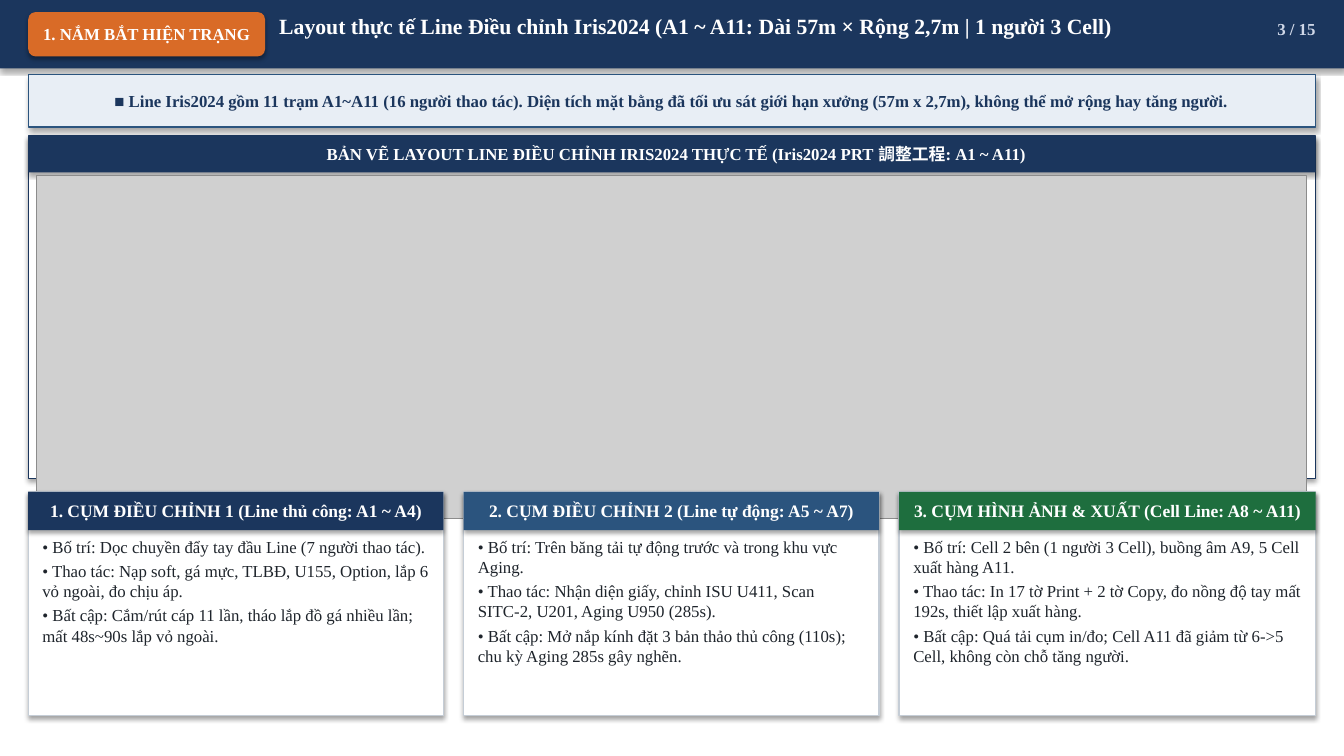
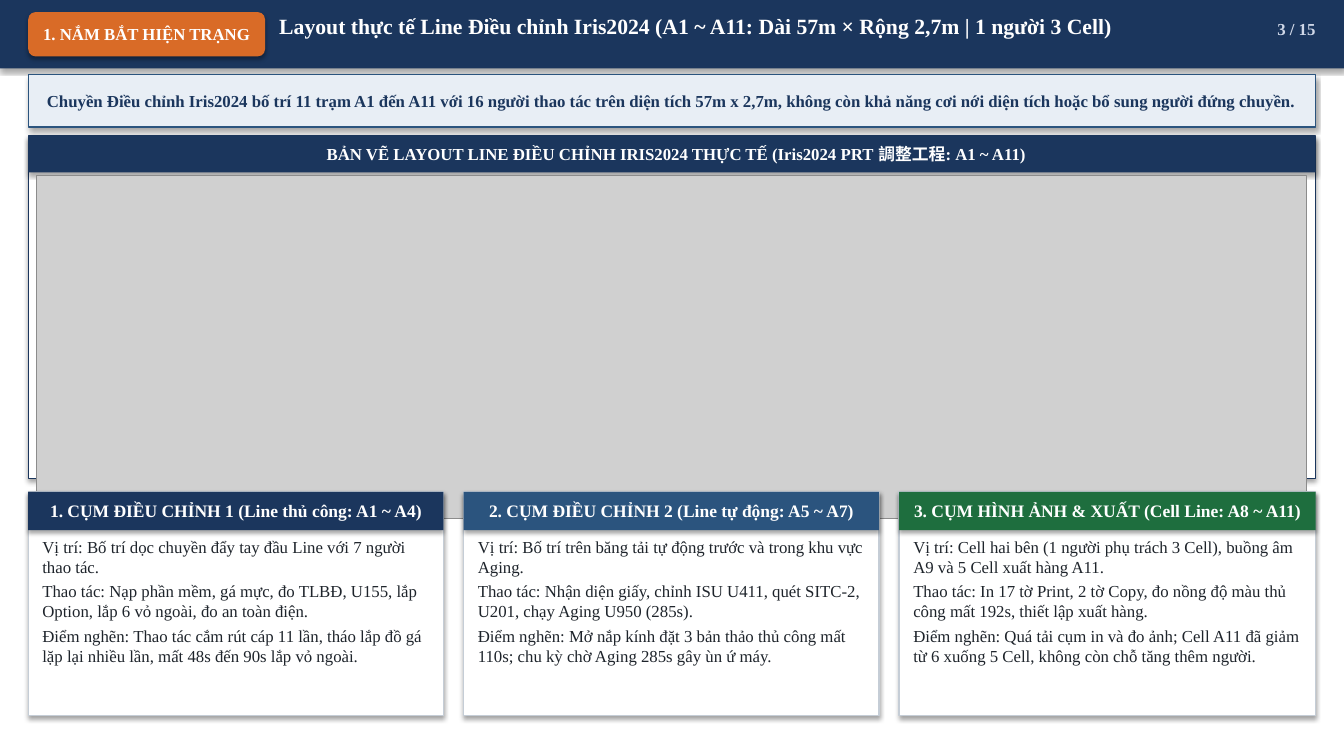
Before and after one commit to Nakazasen/bao_cao_dc_EXPIris, a slide deck: slide 3 of Bao_Cao_Dieu_Chinh_IrisEXP_VN.pptx. Drawn at 1344x756 pixels with LibreOffice and Linux fonts; fonts in the diff are those of the drawing; grey boxes stand for pictures. Boxes give left, top, right and bottom in pixels: in the first picture for what was removed or moved away, otherwise in the second. Text is boxed around its words. In the diff, an @@ line names an element or a change of style, - is before the commit and + after.

```diff
--- a/Bao_Cao_Dieu_Chinh_IrisEXP_VN.pptx
+++ b/Bao_Cao_Dieu_Chinh_IrisEXP_VN.pptx
@@ text in rectangle at [47, 94, 1294, 111]: text changed @@
-■ Line Iris2024 gồm 11 trạm A1~A11 (16 người thao tác). Diện tích mặt bằng đã tối ưu sát giới hạn xưởng (57m x 2,7m), không thể mở rộng hay tăng người.
+Chuyền Điều chỉnh Iris2024 bố trí 11 trạm A1 đến A11 với 16 người thao tác trên diện tích 57m x 2,7m, không còn khả năng cơi nới diện tích hoặc bổ sung người đứng chuyền.
@@ text at [42, 541, 422, 666]: text changed @@
-• Bố trí: Dọc chuyền đẩy tay đầu Line (7 người thao tác).
-• Thao tác: Nạp soft, gá mực, TLBĐ, U155, Option, lắp 6 vỏ ngoài, đo chịu áp.
-• Bất cập: Cắm/rút cáp 11 lần, tháo lắp đồ gá nhiều lần; mất 48s~90s lắp vỏ ngoài.
+Vị trí: Bố trí dọc chuyền đẩy tay đầu Line với 7 người thao tác.
+Thao tác: Nạp phần mềm, gá mực, đo TLBĐ, U155, lắp Option, lắp 6 vỏ ngoài, đo an toàn điện.
+Điểm nghẽn: Thao tác cắm rút cáp 11 lần, tháo lắp đồ gá lặp lại nhiều lần, mất 48s đến 90s lắp vỏ ngoài.
@@ text at [478, 541, 863, 666]: text changed @@
-• Bố trí: Trên băng tải tự động trước và trong khu vực Aging.
-• Thao tác: Nhận diện giấy, chỉnh ISU U411, Scan SITC-2, U201, Aging U950 (285s).
-• Bất cập: Mở nắp kính đặt 3 bản thảo thủ công (110s); chu kỳ Aging 285s gây nghẽn.
+Vị trí: Bố trí trên băng tải tự động trước và trong khu vực Aging.
+Thao tác: Nhận diện giấy, chỉnh ISU U411, quét SITC-2, U201, chạy Aging U950 (285s).
+Điểm nghẽn: Mở nắp kính đặt 3 bản thảo thủ công mất 110s; chu kỳ chờ Aging 285s gây ùn ứ máy.
@@ text at [913, 541, 1300, 666]: text changed @@
-• Bố trí: Cell 2 bên (1 người 3 Cell), buồng âm A9, 5 Cell xuất hàng A11.
-• Thao tác: In 17 tờ Print + 2 tờ Copy, đo nồng độ tay mất 192s, thiết lập xuất hàng.
-• Bất cập: Quá tải cụm in/đo; Cell A11 đã giảm từ 6->5 Cell, không còn chỗ tăng người.
+Vị trí: Cell hai bên (1 người phụ trách 3 Cell), buồng âm A9 và 5 Cell xuất hàng A11.
+Thao tác: In 17 tờ Print, 2 tờ Copy, đo nồng độ màu thủ công mất 192s, thiết lập xuất hàng.
+Điểm nghẽn: Quá tải cụm in và đo ảnh; Cell A11 đã giảm từ 6 xuống 5 Cell, không còn chỗ tăng thêm người.
```
Also in this commit, not shown: 14 other slides changed, 1 other file.
